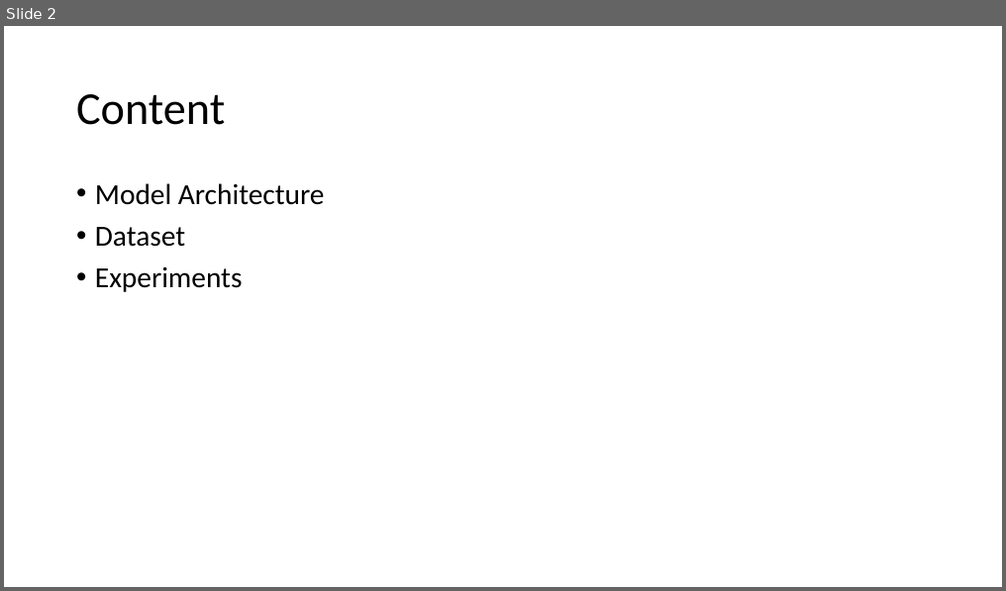
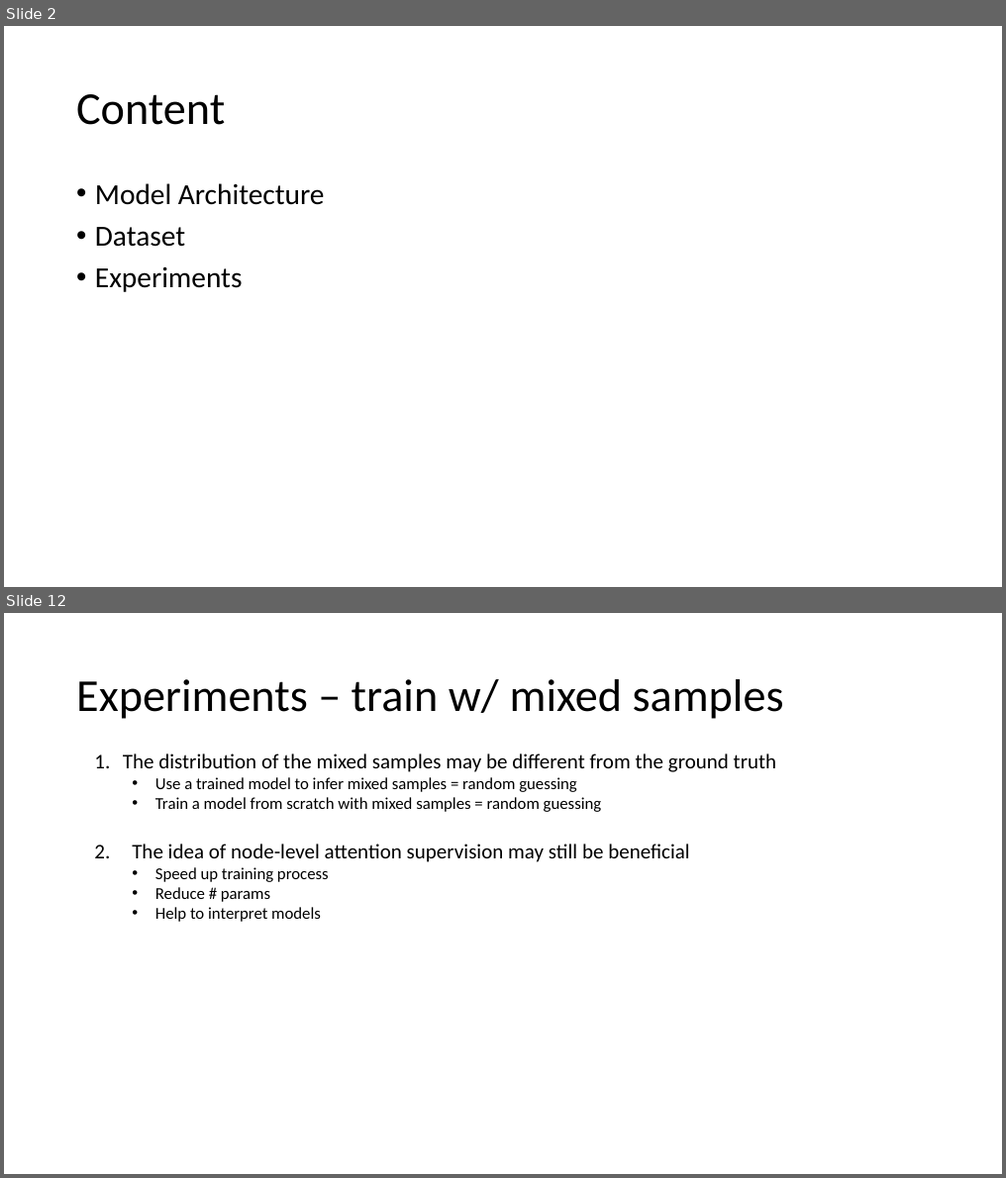
Before and after one commit to ekoenig4/Tau3MuGNNs, a slide deck: Tau3MuGNNs.pptx. Shown one above the other, each under a label of ours: slide 2 before the commit, slides 2 and 12 after it; the slides between them are not shown. The pictures are 1006x591 and 1006x1178 pixels, drawn with LibreOffice and Linux fonts; fonts in the diff are those of the drawing. Boxes give left, top, right and bottom in pixels: in the first picture for what was removed or moved away, otherwise in the second. Text is boxed around its words. In the diff, an @@ line names an element or a change of style, - is before the commit and + after.

```diff
--- a/Tau3MuGNNs.pptx
+++ b/Tau3MuGNNs.pptx
@@ slide 12 added at [4,613,1002,1174], background #FFFFFF @@
@@ title added at [76,679,784,719], 44 pt, text #000000 @@
+Experiments – train w/ mixed samples
@@ text added at [123,754,776,922], 16 pt, text #000000 @@
+1. The distribution of the mixed samples may be different from the ground truth
+• Use a trained model to infer mixed samples = random guessing
+• Train a model from scratch with mixed samples = random guessing
+2. The idea of node-level attention supervision may still be beneficial
+• Speed up training process
+• Reduce # params
+• Help to interpret models
```
Also in this commit, not shown: 6 slides changed, 6 other slides added, 4 slides removed, 7 other files.
